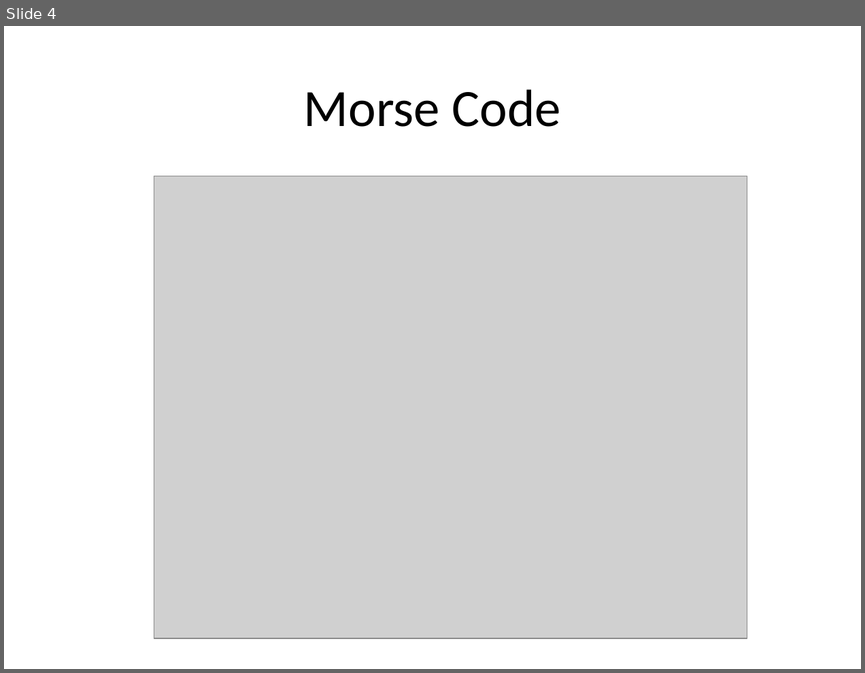
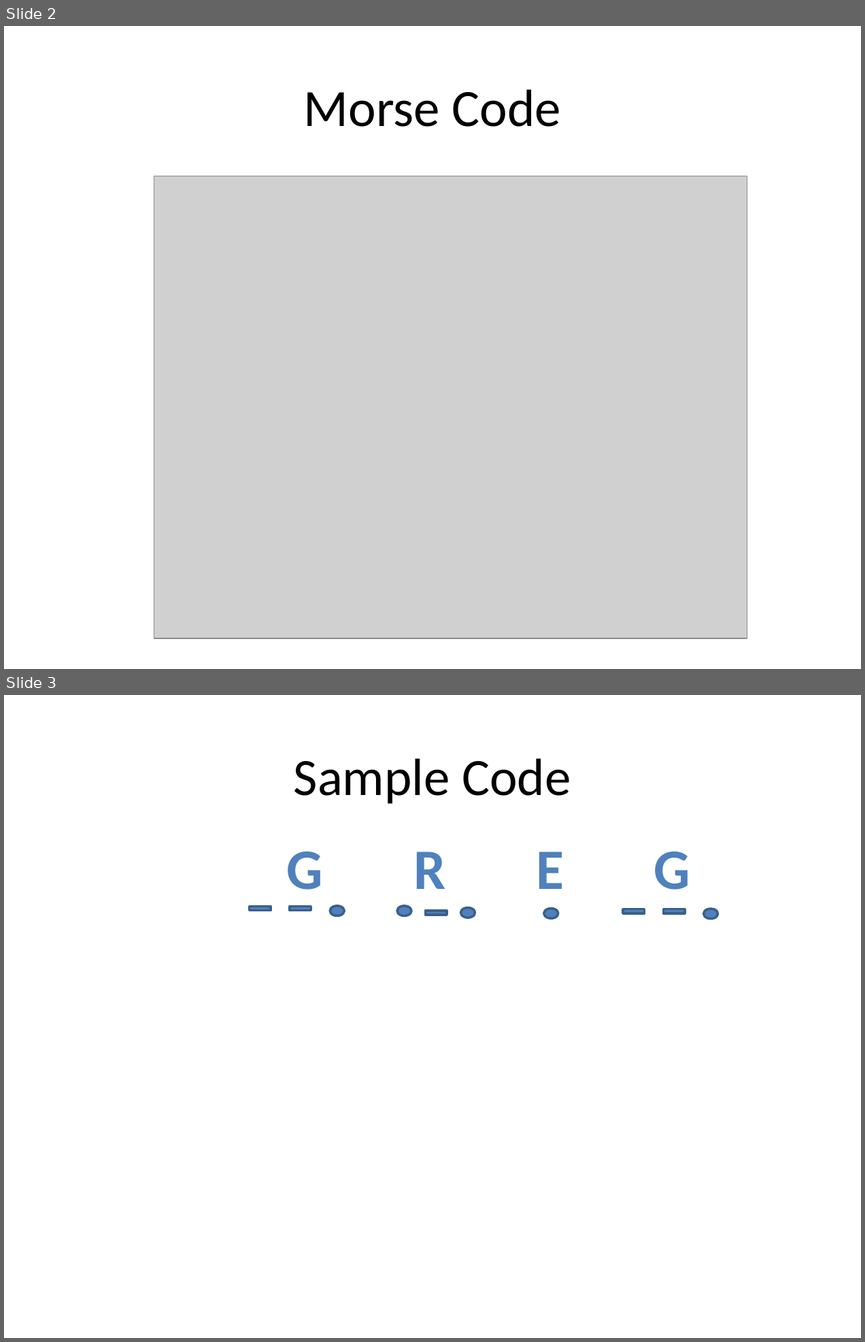
Before and after one commit to BirkaranGill/ICS3C0, a slide deck: Daily Agendas/Day7.2_MorseCodeChallange2_Oct17.pptx. Shown one above the other, each under a label of ours: slide 4 before the commit, slides 2 and 3 after it. The pictures are 865x673 and 865x1342 pixels, drawn with LibreOffice and Linux fonts; fonts in the diff are those of the drawing; grey boxes stand for pictures. Boxes give left, top, right and bottom in pixels: in the first picture for what was removed or moved away, otherwise in the second. Text is boxed around its words. In the diff, an @@ line names an element or a change of style, - is before the commit and + after.

```diff
--- a/Daily Agendas/Day7.2_MorseCodeChallange2_Oct17.pptx
+++ b/Daily Agendas/Day7.2_MorseCodeChallange2_Oct17.pptx
@@ slide 3 added at box(4, 695, 861, 1338), background #FFFFFF @@
@@ title added at box(294, 758, 570, 804), 44 pt, text #000000 @@
+Sample Code
@@ text added at box(287, 851, 690, 889), 48 pt, text #4F81BD, bold @@
+G R E G
@@ rectangle added at box(249, 906, 271, 910), fill #4F81BD, outline #3A5F8C 2 pt @@
@@ rectangle added at box(290, 906, 311, 910), fill #4F81BD, outline #3A5F8C 2 pt @@
@@ ellipse added at box(330, 906, 344, 916), fill #4F81BD, outline #3A5F8C 2 pt @@
@@ ellipse added at box(397, 906, 412, 916), fill #4F81BD, outline #3A5F8C 2 pt @@
@@ rectangle added at box(426, 910, 447, 915), fill #4F81BD, outline #3A5F8C 2 pt @@
@@ ellipse added at box(461, 907, 475, 918), fill #4F81BD, outline #3A5F8C 2 pt @@
@@ ellipse added at box(544, 909, 558, 919), fill #4F81BD, outline #3A5F8C 2 pt @@
@@ rectangle added at box(623, 909, 644, 913), fill #4F81BD, outline #3A5F8C 2 pt @@
@@ rectangle added at box(663, 909, 684, 913), fill #4F81BD, outline #3A5F8C 2 pt @@
@@ ellipse added at box(703, 909, 718, 919), fill #4F81BD, outline #3A5F8C 2 pt @@
@@ what was slide 4 is now slide 2 @@
```
Also in this commit, not shown: 2 other slides added, 3 slides removed, 1 other file.
